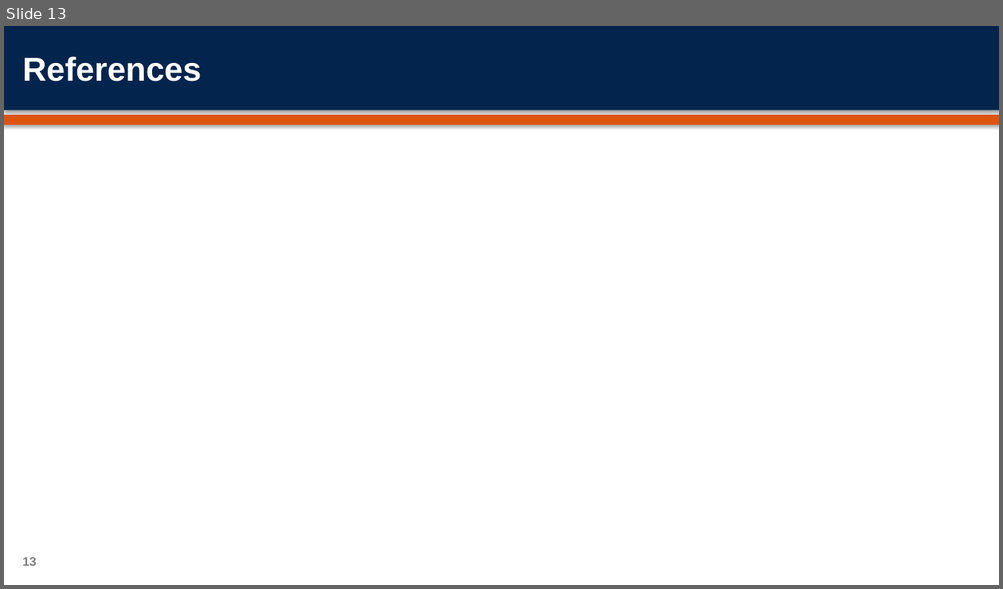
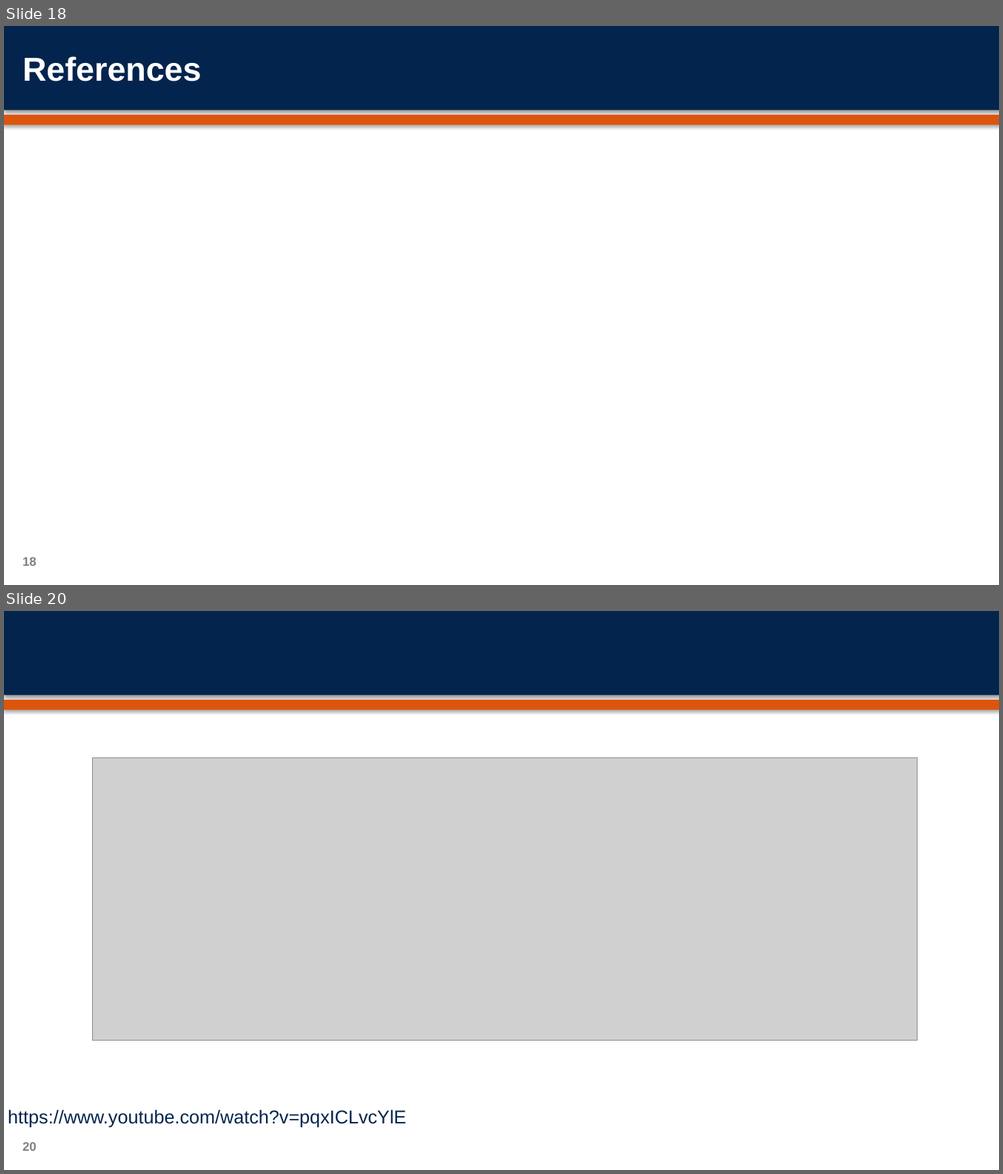
Before and after one commit to orenmillerrr/Optimal-Final-Project, a slide deck: report/OptimalFinalPresentation.pptx. Shown one above the other, each under a label of ours: slide 13 before the commit, slides 18 and 20 after it; the slides between them are not shown. The pictures are 1003x589 and 1003x1174 pixels, drawn with LibreOffice and Linux fonts; fonts in the diff are those of the drawing; grey boxes stand for pictures; background and template pictures are left out. Boxes give left, top, right and bottom in pixels: in the first picture for what was removed or moved away, otherwise in the second. Text is boxed around its words. In the diff, an @@ line names an element or a change of style, - is before the commit and + after.

```diff
--- a/report/OptimalFinalPresentation.pptx
+++ b/report/OptimalFinalPresentation.pptx
@@ slide 20 added at box(4, 611, 999, 1170), background #FFFFFF; not listed: 2 template elements that a slide beside it also shows @@
@@ picture added at box(93, 758, 917, 1042) @@
@@ text added at box(8, 1110, 406, 1128), 18 pt, text #03244D @@
+https://www.youtube.com/watch?v=pqxICLvcYlE
@@ page number added at box(22, 1142, 37, 1151), 12 pt, text #7F7F7F, bold @@
+20
@@ what was slide 13 is now slide 18 @@
@@ page number at box(22, 557, 37, 566): text changed @@
-13
+18
```
Also in this commit, not shown: 2 slides changed, 6 other slides added.
